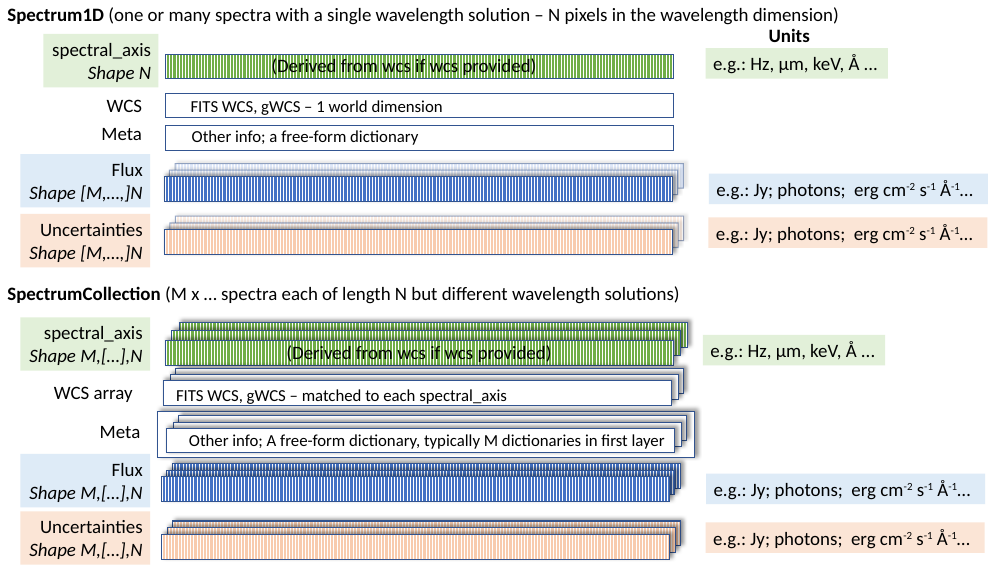
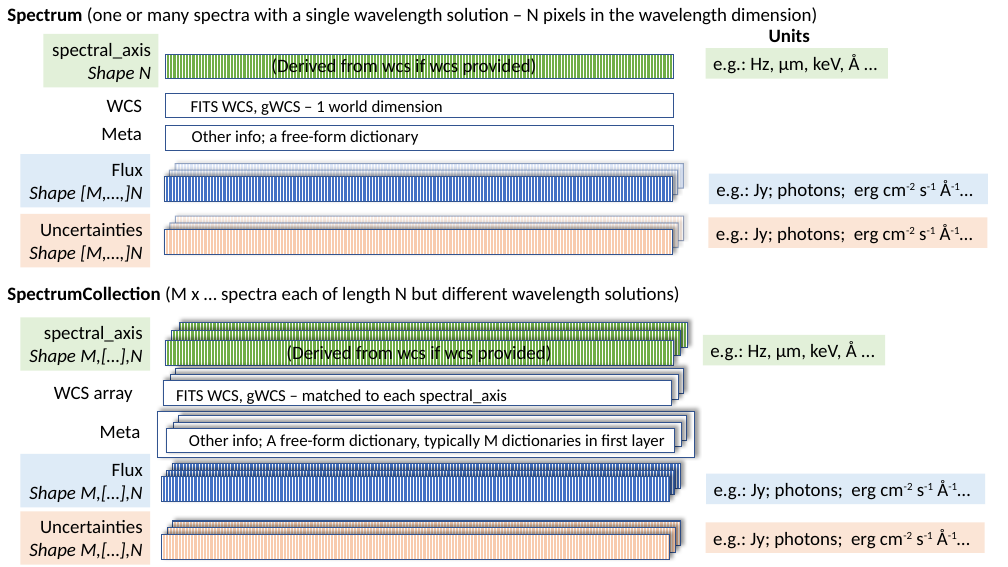
Before and after one commit to astropy/specutils, a slide deck: slide 1 of docs/specutils_classes_diagrams.pptx. Drawn at 1008x567 pixels with LibreOffice and Linux fonts; fonts in the diff are those of the drawing. Boxes give left, top, right and bottom in pixels: in the first picture for what was removed or moved away, otherwise in the second. Text is boxed around its words. In the diff, an @@ line names an element or a change of style, - is before the commit and + after.

```diff
--- a/docs/specutils_classes_diagrams.pptx
+++ b/docs/specutils_classes_diagrams.pptx
@@ text at (x1=7, y1=7, x2=817, y2=25): text changed @@
-Spectrum1D (one or many spectra with a single wavelength solution – N pixels in the wavelength dimension)
+Spectrum (one or many spectra with a single wavelength solution – N pixels in the wavelength dimension)
```
Also in this commit, not shown: 1 other file.
